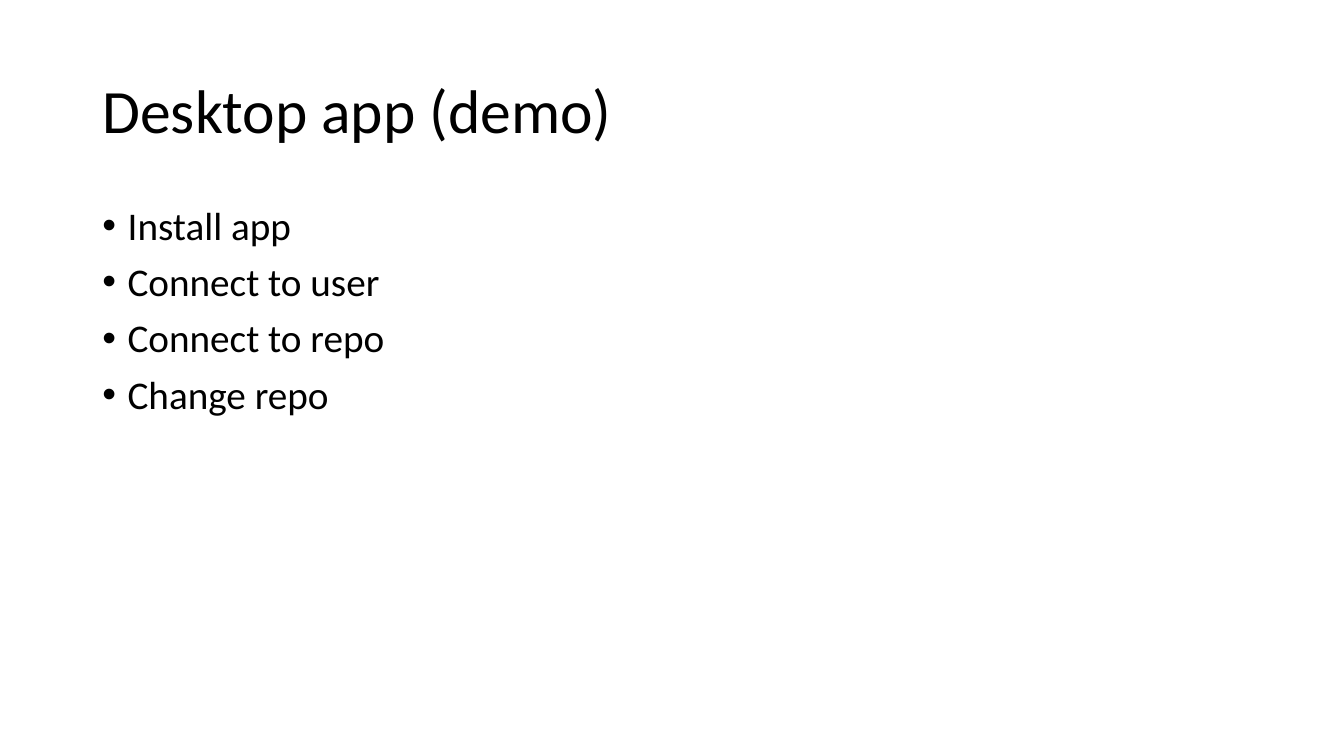
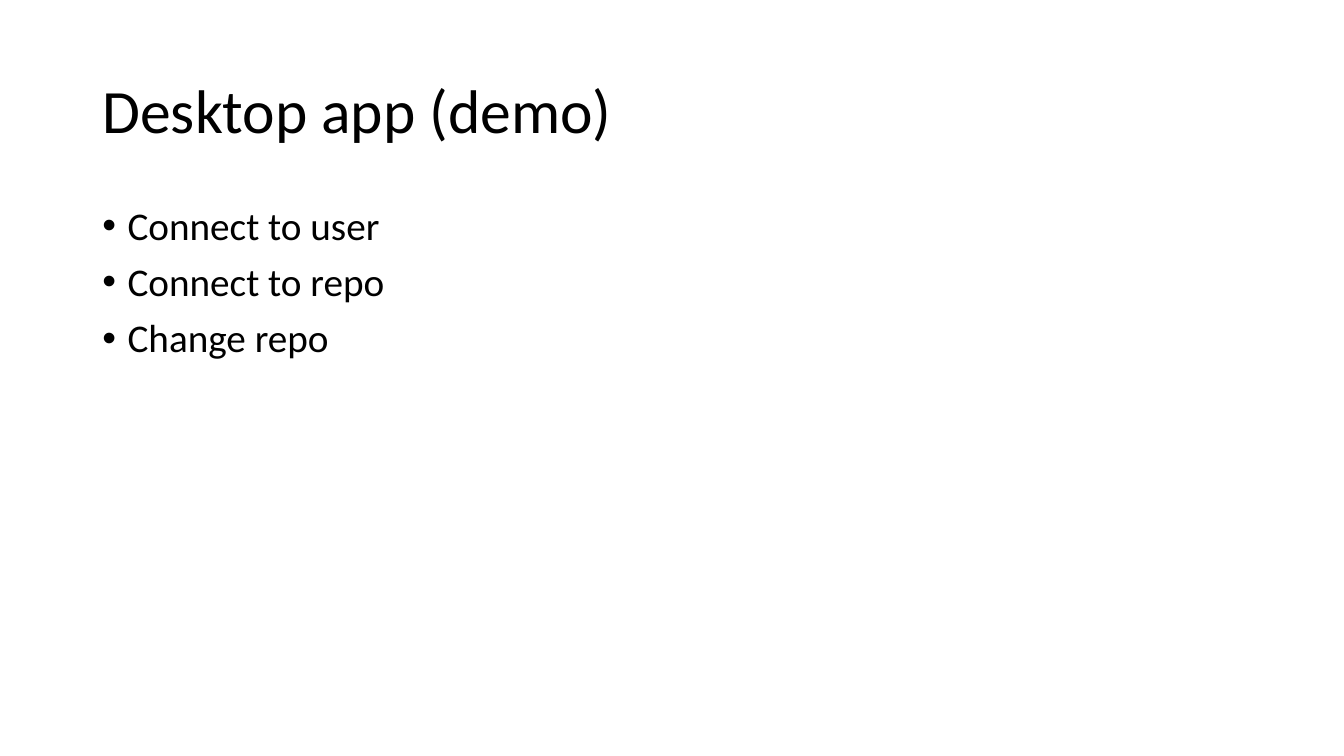
Before and after one commit to ToreAndreAsheim/tech-thursday, a slide deck: slide 12 of 2020-09-03 Git og Github/Git.pptx (slide 5 before the commit). Drawn at 1344x756 pixels with LibreOffice and Linux fonts; fonts in the diff are those of the drawing. Boxes give left, top, right and bottom in pixels: in the first picture for what was removed or moved away, otherwise in the second. Text is boxed around its words. In the diff, an @@ line names an element or a change of style, - is before the commit and + after.

```diff
--- a/2020-09-03 Git og Github/Git.pptx
+++ b/2020-09-03 Git og Github/Git.pptx
@@ text at (128, 212, 291, 247): paragraph removed @@
-• Install app
```
Also in this commit, not shown: 4 other slides changed, 10 slides added, 2 slides removed.
